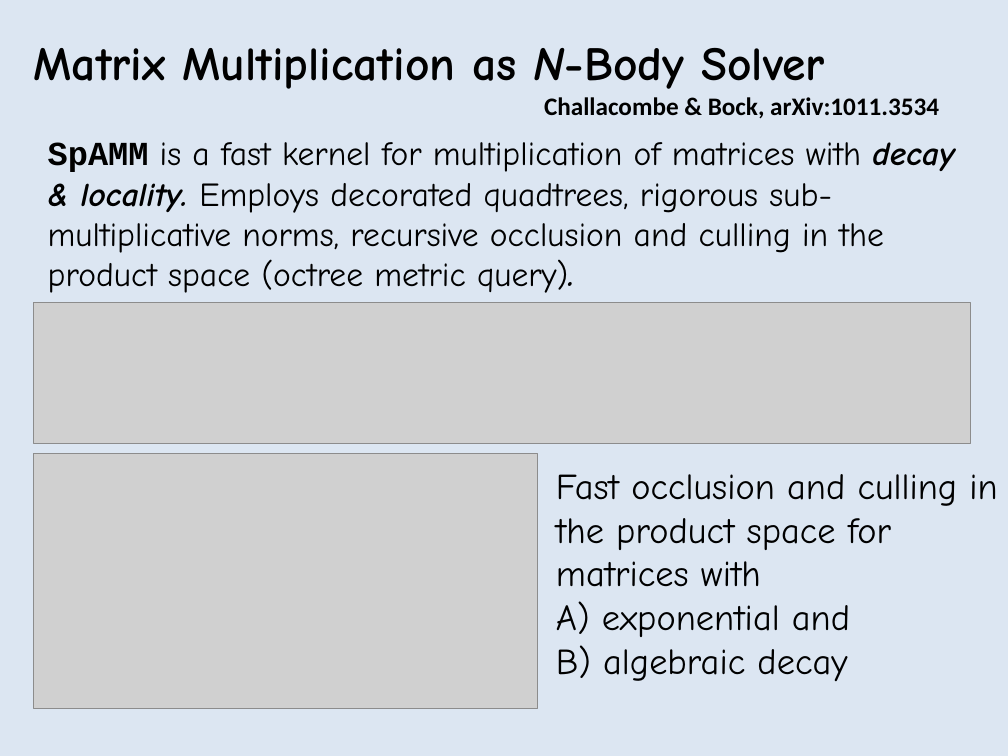
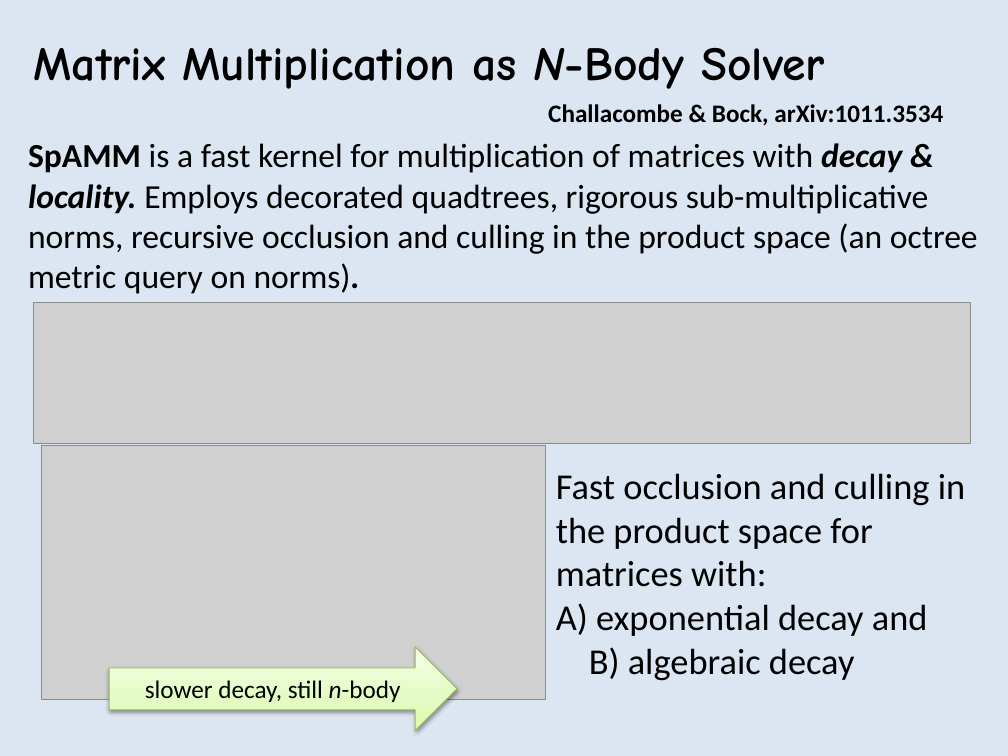
Before and after one commit to FreeON/spammpack, a slide deck: slide 7 of sandwitch_results_3_2015/spamm_big_picture.pptx. Drawn at 1008x756 pixels with LibreOffice and Linux fonts; fonts in the diff are those of the drawing; grey boxes stand for pictures. Boxes give left, top, right and bottom in pixels: in the first picture for what was removed or moved away, otherwise in the second. Text is boxed around its words. In the diff, an @@ line names an element or a change of style, - is before the commit and + after.

```diff
--- a/sandwitch_results_3_2015/spamm_big_picture.pptx
+++ b/sandwitch_results_3_2015/spamm_big_picture.pptx
@@ text "Challacombe & Bock, arXiv:1011.3534" moved from (x1=544, y1=97, x2=939, y2=119) to (x1=548, y1=104, x2=943, y2=126) @@
@@ text at (x1=28, y1=143, x2=978, y2=294): text changed; font Comic Neue to Calibri @@
-SpAMM is a fast kernel for multiplication of matrices with decay & locality. Employs decorated quadtrees, rigorous sub-multiplicative norms, recursive occlusion and culling in the product space (octree metric query).
+SpAMM is a fast kernel for multiplication of matrices with decay & locality. Employs decorated quadtrees, rigorous sub-multiplicative norms, recursive occlusion and culling in the product space (an octree metric query on norms).
@@ picture moved from (x1=33, y1=454, x2=537, y2=709) to (x1=42, y1=446, x2=546, y2=701) @@
@@ text at (x1=556, y1=473, x2=965, y2=681): text changed; font Comic Neue to Calibri @@
-Fast occlusion and culling in the product space for matrices with
-A) exponential and B) algebraic decay
+Fast occlusion and culling in the product space for matrices with:
+A) exponential decay and B) algebraic decay
@@ right arrow added at (x1=109, y1=647, x2=457, y2=731), fill gradient #DAFDA7 to #E4FCC2 to #F5FFE7, outline #98B955 0.75 pt, 18 pt, text #000000 @@
+slower decay, still n-body
```
Also in this commit, not shown: 10 other slides changed, 2 slides added, 3 slides removed, 6 other files.
